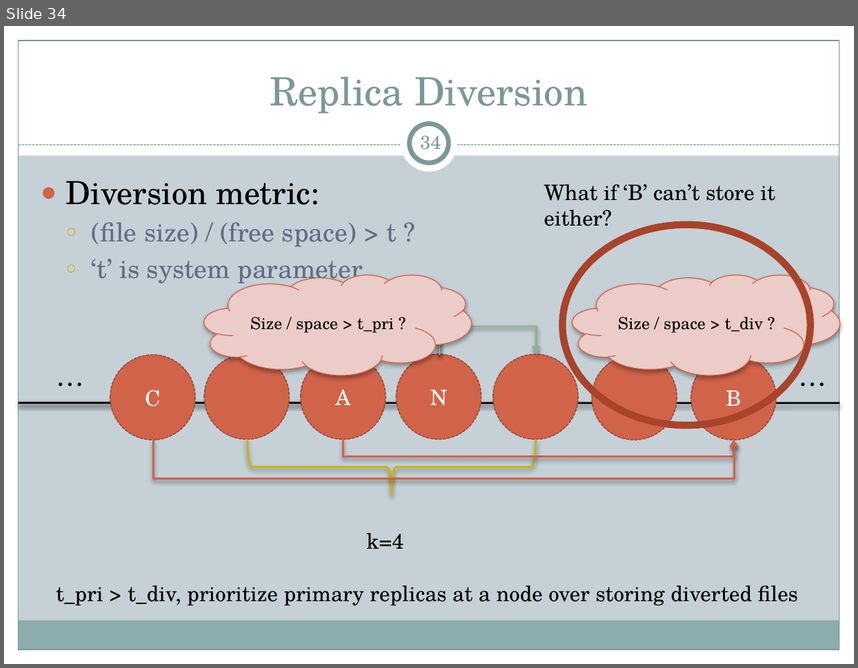
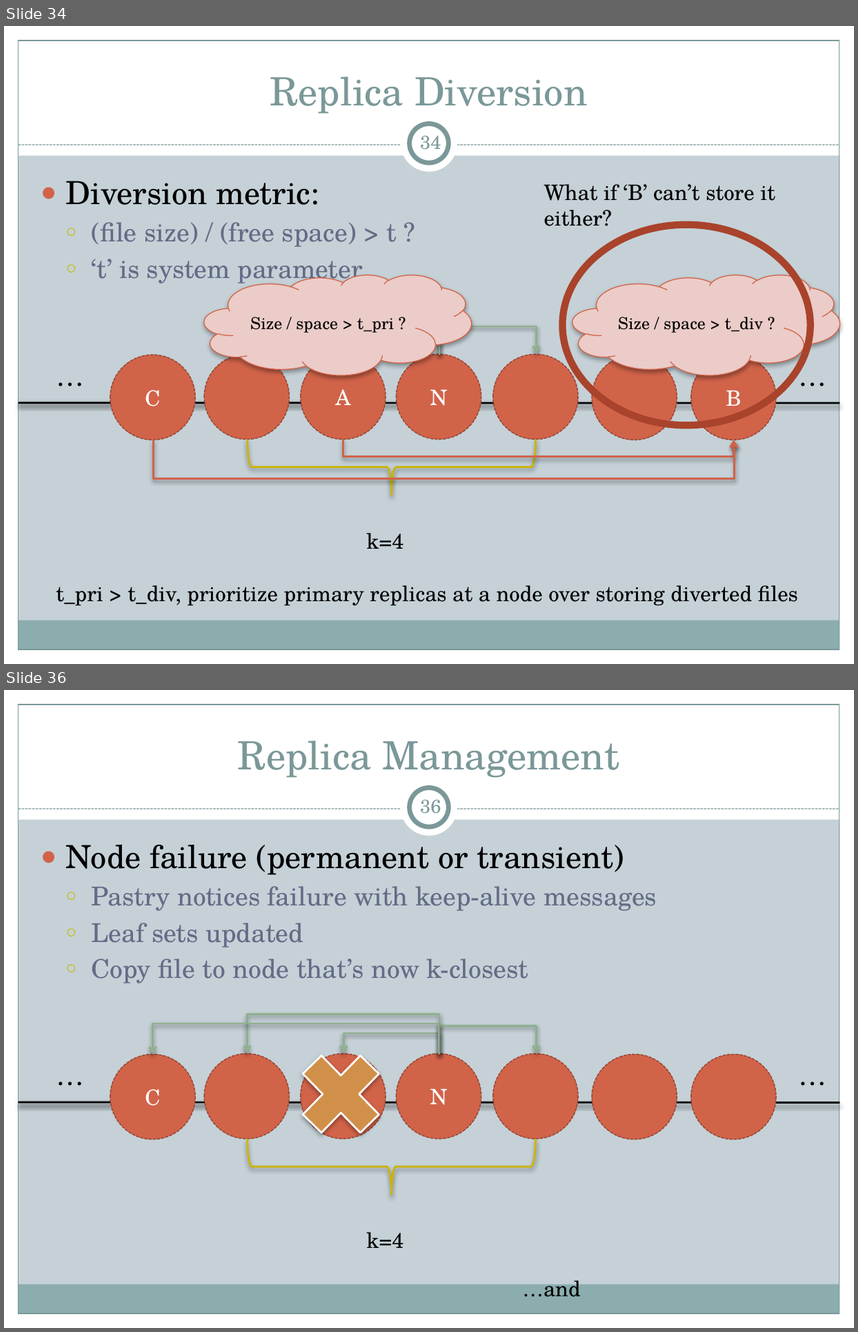
Before and after one commit to cs525-koala/documents, a slide deck: p2p/P2P Apps.pptx. Shown one above the other, each under a label of ours: slide 34 before the commit, slides 34 and 36 after it; the slides between them are not shown. The pictures are 858x668 and 858x1332 pixels, drawn with LibreOffice and Linux fonts; fonts in the diff are those of the drawing. Boxes give left, top, right and bottom in pixels: in the first picture for what was removed or moved away, otherwise in the second. Text is boxed around its words. In the diff, an @@ line names an element or a change of style, - is before the commit and + after.

Commit message:
presentation: replica management...

```diff
--- a/p2p/P2P Apps.pptx
+++ b/p2p/P2P Apps.pptx
@@ slide 36 added at (4, 690, 854, 1328), background #C5D1D7; not listed: 9 template elements that a slide beside it also shows @@
@@ title added at (238, 740, 620, 778), 33 pt, text #7C999A @@
+Replica Management
@@ page number added at (420, 800, 441, 814), 16 pt, text #7C999A @@
+36
@@ text added at (66, 845, 657, 983), 22 pt, text #646B86 @@
+● Node failure (permanent or transient)
+  ○ Pastry notices failure with keep-alive messages
+  ○ Leaf sets updated
+  ○ Copy file to node that’s now k-closest
@@ elbow arrow added from (439, 1054) to (247, 1053), #8FB08C 1.57 pt @@
@@ elbow arrow added from (439, 1054) to (153, 1054), #8FB08C 1.57 pt @@
@@ cross added at (286, 1037, 396, 1150), fill #D19049, outline #FFFFFF 1.57 pt @@
@@ elbow arrow added from (439, 1054) to (344, 1053), #8FB08C 1.57 pt @@
@@ elbow arrow added from (439, 1054) to (536, 1053), #8FB08C 1.57 pt @@
@@ text added at (47, 1053, 87, 1096), 24 pt, text #000000 @@
+…
@@ ellipse added at (110, 1054, 195, 1138), fill #D16349, outline #9B4936 0.9 pt dashed, 18 pt, text #FFFFFF @@
+C
@@ ellipse added at (205, 1054, 290, 1138), fill #D16349, outline #9B4936 0.9 pt dashed @@
@@ ellipse added at (301, 1054, 386, 1138), fill #D16349, outline #9B4936 0.9 pt dashed, 18 pt, text #FFFFFF @@
+A
@@ ellipse added at (396, 1054, 481, 1138), fill #D16349, outline #9B4936 0.9 pt dashed, 18 pt, text #FFFFFF @@
+N
@@ ellipse added at (493, 1054, 578, 1138), fill #D16349, outline #9B4936 0.9 pt dashed @@
@@ ellipse added at (593, 1054, 677, 1138), fill #D16349, outline #9B4936 0.9 pt dashed @@
@@ ellipse added at (691, 1054, 776, 1138), fill #D16349, outline #9B4936 0.9 pt dashed @@
@@ text added at (791, 1053, 831, 1096), 24 pt, text #000000 @@
+…
@@ line added from (840, 1103) to (18, 1103), #000000 1.57 pt @@
@@ left brace added at (247, 1138, 535, 1194), outline #CCB400 1.57 pt @@
@@ text added at (366, 1232, 404, 1248), 18 pt, text #000000 @@
+k=4
@@ text added at (522, 1275, 580, 1297), 18 pt, text #000000 @@
+…and
```
Also in this commit, not shown: 2 slides changed, 1 other slide added.
